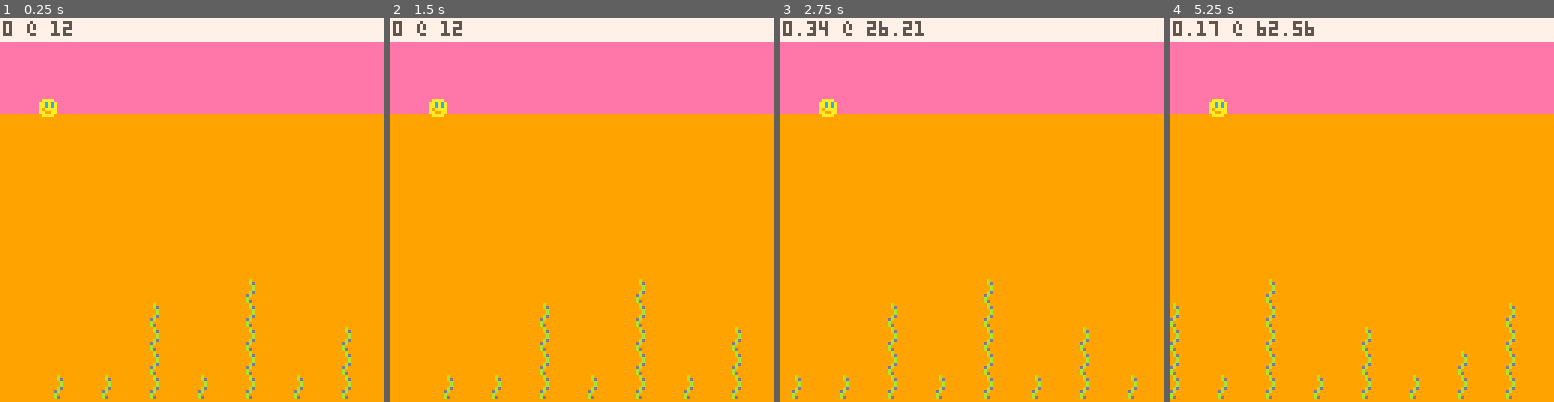
Above: before the commit, frames 1-4 (left to right).
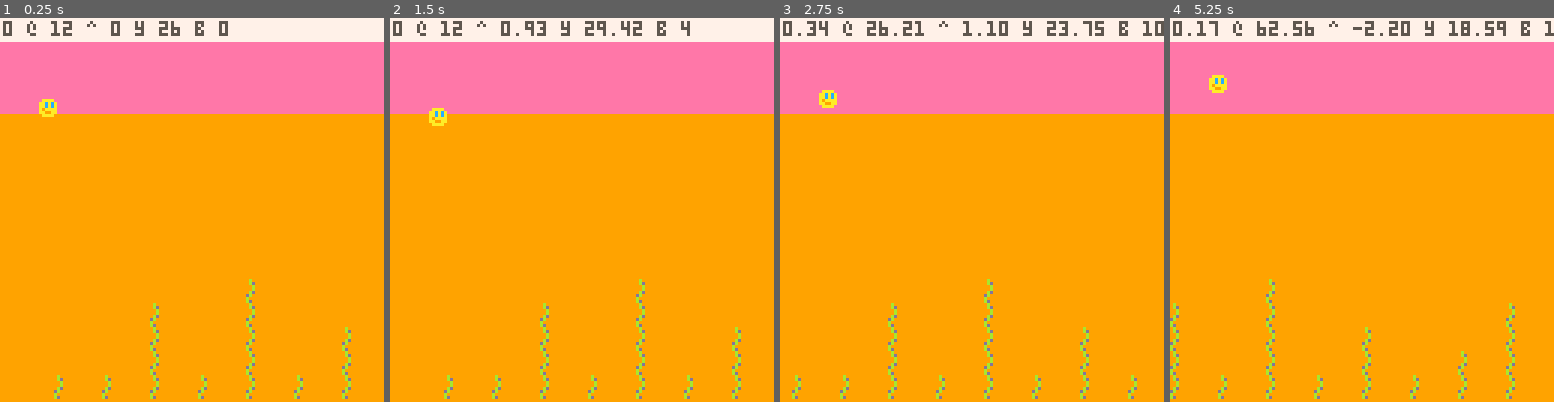
Above: after the commit, the same moments.

Repository: broquaint/pico8-carts
Game: PICO-8 cartridge eggjam18.p8
Two runs of this game, one before a commit and one after it. Both use one fixed random seed, a clock stepped at 60 frames per second and the inputs below.
Inputs:
- Up to frame 1 (0.25 s): no input
- Up to frame 2 (1.5 s): tap X (X key) at 0.33, 1.07 s; tap O (Z key) at 0.7 s
- Up to frame 3 (2.75 s): hold Right 1.6-2.1 s; tap O (Z key) at 1.7, 2.1, 2.5 s; tap X (X key) at 1.85 s; hold Up 2.15-2.42 s; hold Right from 2.47 s (still down)
- Up to frame 4 (5.25 s): tap O (Z key) every 0.4 s from 2.9 to 4.9 s; tap X (X key) at 2.97, 4.08, 5.2 s; release Right at 3.03 s; hold Left 3.08-3.58 s; hold Down 3.63-3.97 s; hold Right 4.02-4.68 s; hold Up 4.73-5.03 s; hold Left from 5.08 s (still down)

The runs differ from the first frame. In frame 1, 0.4% of the frame differs, in the area x 22-60%, y 0-5%; in frame 2, 0.9%; in frame 3, 1.0%; in frame 4, 1.1%, in the area x 10-100%, y 0-26%.

Commit message:
Implement gravity kinda
It sorta works. A bit too fast and you can't jump often enough, but
it'll do for now.

Diff:
--- a/eggjam18.p8
+++ b/eggjam18.p8
@@ -23,8 +23,11 @@
          y = 26,
          frames = 1,
          sprite = 0,
+         move_dir = 0,
          speed_x = 0,
-         move_dir = 0,
+         speed_y = 0,
+         jumping = false,
+         bounces = 0,
    })
 
    level = {}
@@ -38,7 +41,10 @@
    end
 end
 
+water_grav = 12 * 1/40
+air_grav   = 8  * 1/30
 function _update60()
+   frame_count += 1
    if btn(b_right) then
       player.move_dir = 1
       local sx = player.move_dir * 0.01
@@ -54,9 +60,34 @@
       end
    end
    player.speed_x *= 0.991
+   if btn(b_x) and not player.jumping then
+      player.speed_y = -3
+      player.jumping = true
+      player.bounces = 1
+      player.prev_grav = air_grav
+   end
+   if player.jumping then
+      if player.y > 26 then
+         player.speed_y -= water_grav
+         player.prev_grav = water_grav
+      else
+         if player.prev_grav == water_grav then
+            player.bounces += 3
+         end
+         player.speed_y += air_grav
+         player.prev_grav = air_grav
+      end
+      if player.bounces >= 16 then
+         player.jumping = false
+         player.y = 26
+         player.speed_y = 0
+         player.bounces = 0
+      end
+   end
 
    cam.x    += player.speed_x
    player.x += player.speed_x
+   player.y += (1/player.bounces*player.speed_y)
 end
 
 function _draw()
@@ -68,7 +99,7 @@
    spr(player.sprite, player.x, player.y)
 
    rectfill(cam.x, cam.y, cam.x+127, cam.y+7, white)
-   print(dumper(player.speed_x, ' @ ', player.x), cam.x+1, cam.y+1, slate)
+   print(dumper(player.speed_x, ' @ ', player.x, ' ^ ', player.speed_y, ' y ', player.y, ' b ', player.bounces), cam.x+1, cam.y+1, slate)
 
    pal(ember, tea, 1)
    for sw in all(level) do
